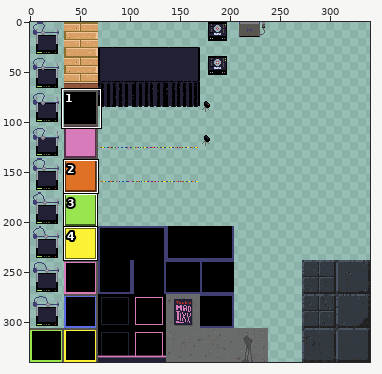
One commit to this sprite sheet: src/assets/nr1.png. The picture above shows the old version from afar; the outline marks the close-up.
Close-up. Old version:
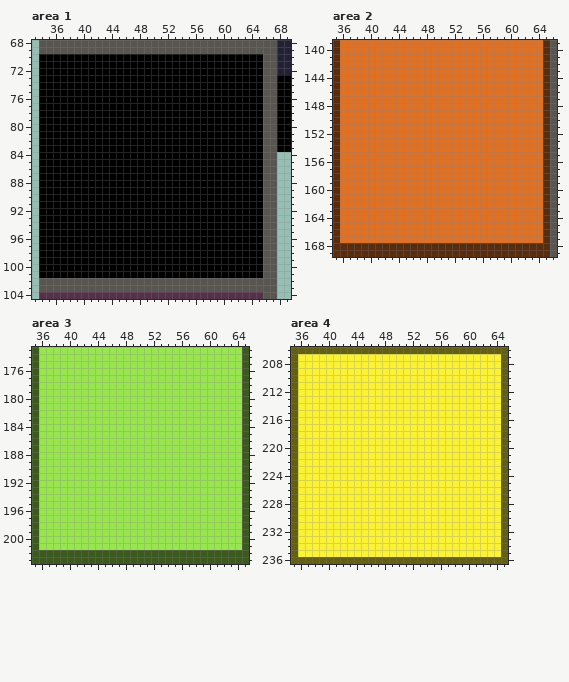
The file is 340x340 pixels. Colours within 5 levels of each other are drawn and written as one. Shown: area 1: x 33..69, y 68..104; area 2: x 35..66, y 139..169; area 3: x 35..65, y 173..203; area 4: x 35..65, y 206..236. The commit also changed other parts of the picture, which this record leaves out.
The same view after the edit:
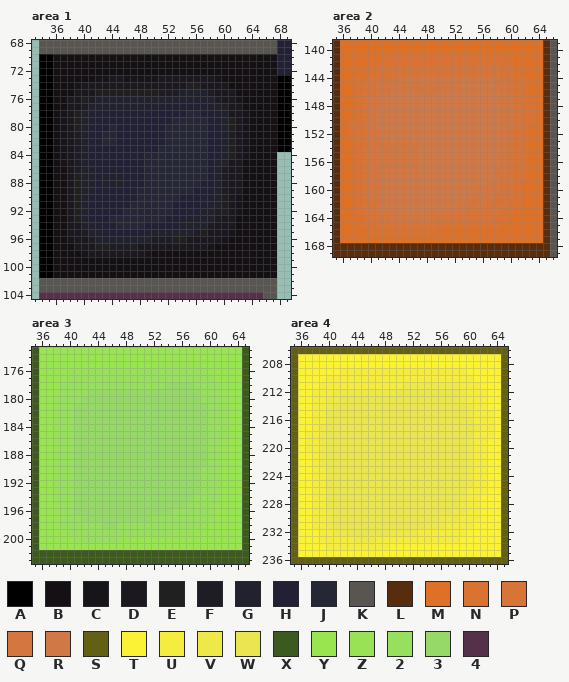
Palette (. is transparent): A #000000  B #141013  C #17141a  D #1b1820  E #202020  F #1e1d26  G #22222e  H #222034  J #262736  K #595652  L #582c0f  M #df7126  N #da7331  P #d77437  Q #d37640  R #d07846  S #635f15  T #fbf236  U #f4ed40  V #eee949  W #eae64f  X #3c5a1f  Y #99e550  Z #99e256  2 #98df5d  3 #96d968  4 #553049
Difference:
Changed rows in their new state; - is an unchanged pixel.
Area 1:
first column x 36:
 70 BBBBBBBBBBBBBBBBBBBBBBBBBBBBBBBB
 71 BBBBBBBBBBBBBBBBBBBBBBBBBBBBBBBB
 72 BBBBBBBBBBBBBBBBBBBBBBBBBBBBBBBB
 73 BBBBBBCCDDCCCCCDDDDDDDDCBBBBBBBB
 74 BBBCDDDDDDDDDDDDDDDEEDDDDBBBBBBB
 75 BBBDDDEEEEEEEEEFFFGGGGFDDDBBBBBB
 76 BBDDEFGGGGGGGGGGGGGGGGGFDDCBBBBB
 77 BBDDFGGGGGGGGGGHHHHHHHGGEDDBBBBB
 78 BCDEGGHHHHHHHHHHHHHJJHHGGDDCBBBB
 79 BCDEGHHHHHHHHHHHHJJJJJHGGEDCBBBB
 80 BCDEGHHHJHHHHHHHJJJJJJHHGEDCBBBB
 81 BCDFGHHJJHHHHHHHJJJJJJHHGFDCBBBB
 82 BCDFGHHJJHHHHHHHJJJJJJHHGEDCBBBB
 83 BCDFGHHHHHHHHHHJJJJJJJHHGEDCBBBB
 84 BCDFGHHHHHHHHJJJJJJJJJHHGEDCBBBB
 85 BCDFGHHHHHHHHJJJJJJJJJHGGDDBBBBB
 86 BBDFGGHHGHHHHJJJJJJJJJHGFDDBBBBB
 87 BBDEGGHGGGHHHJJJJJJJJJHGFDDBBBBB
 88 BBDEGGHGGGHHHJJJJJJJJHHGFDDBBBBB
 89 BBDEGGHHHHHHJJJJJJJJHHHGFDDBBBBB
 90 BBDEGHHHHHHHJJJJJJHHHHHGEDCBBBBB
 91 BBDEGHHHHHHJJJJJJHHHHHGGEDCBBBBB
 92 BBDEGHHHHHJJJJJJJHHHHGGFEDCBBBBB
 93 BBDEGHHHJJJJJJJJHHHGGGGFDDBBBBBB
 94 BBDDGGHHHJJJJHHHHHGGGGFDDDBBBBBB
 95 BBDDFGGHHHHHHHGGGGGGFEDDDCBBBBBB
 96 BBCDDFGGGGGGGGFFFEEDDDDDCBBBBBBB
 97 BBBDDDEEFFFEDDDDDDDDDDCBBBBBBBBB
 98 BBBBCDDDDDDDDCBBBBBBBBBBBBBBBBBB
 99 BBBBBBBBBBBBBBBBBBBBBBBBBBBBBBBB
100 BBBBBBBBBBBBBBBBBBBBBBBBBBBBBBBB
101 BBBBBBBBBBBBBBBBBBBBBBBBBBBBBBBB
Area 2:
first column x 37:
141 -----NNNNNNNNNNNNNNNNNN----
142 ---NNNNNNNNNNNPPPPPPPPNN---
143 --NNPPPPPPPPPPPPPPPPPPPNN--
144 -NNPPPPQQQQQQQQQQQQQQQPPNN-
145 -NPPQQQQQQQQQQQQRRRRRQQPPN-
146 -NPPQQRRRRQQQRRRRRRRRRQPPN-
147 -NPQQRRRRRRRRRRRRRRRRRQQPNN
148 -NPQQRRRRRRRRRRRRRRRRRQQPNN
149 -NPQRRRRRRRRRRRRRRRRRRQQPNN
150 NNPQRRRRRRRRRRRRRRRRRRQQPNN
151 NPPQRRRRRRRRRRRRRRRRRRQQPN-
152 NPPQQRRRRRRRRRRRRRRRRRQPPN-
153 -NPQQQRQQRRRRRRRRRRRRRQPPN-
154 -NPQQQQQQQRRRRRRRRRRRRQPPN-
155 -NPQQQQQQQRRRRRRRRRRRRQPPN-
156 -NPQQQQQQQRRRRRRRRRRRRQPPN-
157 -NPQQQQQQQRRRRRRRRRRRQQPNN-
158 -NPQQRRRRRRRRRRRRRRRRQQPNN-
159 -NPQQRRRRRRRRRRRRRRRQQPPN--
160 -NPQQRRRRRRRRRRRRRQQQQPPN--
161 -NPQQRRRRRRRRRRRRQQQQPPPN--
162 -NPPQRRRRRRRRRRRQQQQPPPNN--
163 -NPPQQQRRRRRQQQQQPPPPPNN---
164 --NPPPQQQQQQPPPPPPPPPNN----
165 --NNPPPPPPPPPNNNNNNNNN-----
166 ---NNNNNNNNN---------------
Area 3:
first column x 38:
175 ---------------ZZZZZZ----
176 --ZZ222222222222222222---
177 -Z222222222222222222222--
178 -22222222222222233332222-
179 Z22223333333333333333222Z
180 222233333333333333333222Z
181 2223333333333333333333222
182 2223333333333333333333222
183 2223333333333333333333222
184 2223333333333333333333222
185 2223333333333333333333222
186 222333333333333333333322Z
187 222333333333333333333322Z
188 222333333333333333333322Z
189 222333333333333333333322Z
190 222333333333333333333222-
191 222333333333333333333222-
192 222333333333333333333222-
193 222333333333333333333222-
194 222333333333333333332222-
195 Z2233333333333333332222Z-
196 Z2233333333333333222222--
197 Z222333333333322222222Z--
198 -22222233222222222222Z---
199 --222222222222222ZZZ-----
200 ---Z22222Z---------------
Area 4:
first column x 37:
209 -----UUUUUUUUUUUUUUUUUU----
210 ---UUUUUUUUUUUUUUUUUUUUU---
211 --UUUUUUUUUUUUVVVVVVVVUUU--
212 -UUUVVVVVVVVVWWWWWWWWWVUUU-
213 -UUVVWWWWWWWWWWWWWWWWWVUUU-
214 -UUVWWWWWWWWWWWWWWWWWWWVUU-
215 -UUWWWWWWWWWWWWWWWWWWWWVUUU
216 -UUWWWWWWWWWWWWWWWWWWWWWUUU
217 -UVWWWWWWWWWWWWWWWWWWWWWVUU
218 UUVWWWWWWWWWWWWWWWWWWWWWUUU
219 UUVWWWWWWWWWWWWWWWWWWWWVUU-
220 UUVWWWWWWWWWWWWWWWWWWWWVUU-
221 -UVWWWWWWWWWWWWWWWWWWWWVUU-
222 -UVWWWWWWWWWWWWWWWWWWWWVUU-
223 -UUWWWWWWWWWWWWWWWWWWWWVUU-
224 -UUWWWWWWWWWWWWWWWWWWWWVUU-
225 -UUWWWWWWWWWWWWWWWWWWWWVUU-
226 -UUWWWWWWWWWWWWWWWWWWWWUUU-
227 -UUWWWWWWWWWWWWWWWWWWWVUU--
228 -UUWWWWWWWWWWWWWWWWWWWVUU--
229 -UUVWWWWWWWWWWWWWWWWWVVUU--
230 -UUVWWWWWWWWWWWWWWWVVVUUU--
231 -UUVWWWWWWWWWWWWWVVVUUUU---
232 --UUVVWWWWWWVVVVUUUUUUU----
233 --UUUUUVVVUUUUUUUUUUUU-----
234 ---UUUUUUUUU---------------
Boxes around the changes in both close-ups, in picture pixels (x1, y1, x2, y2):
changed: (53, 54, 277, 278)
changed: (347, 54, 536, 236)
changed: (53, 361, 228, 543)
changed: (305, 368, 494, 550)
